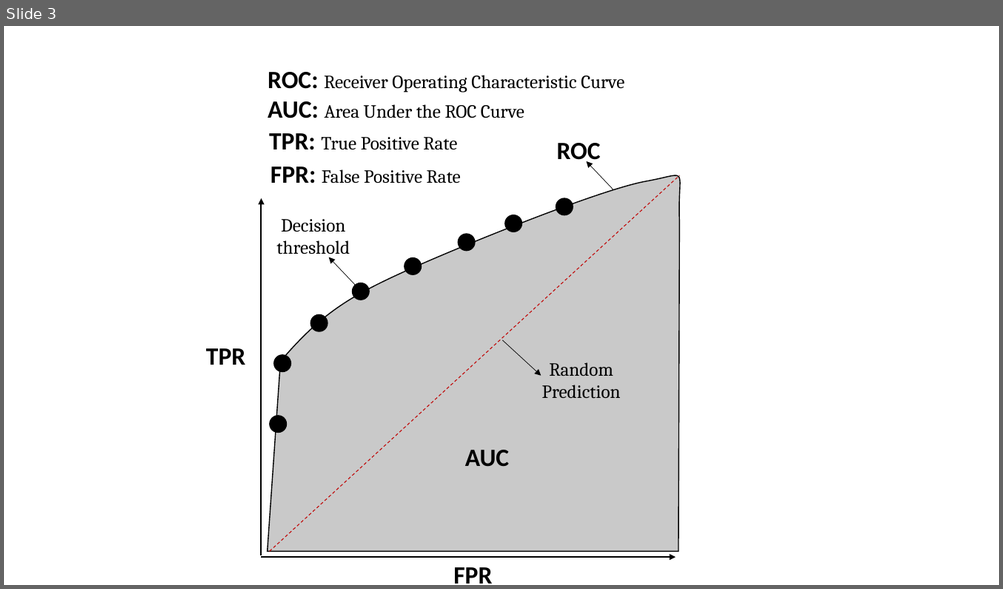
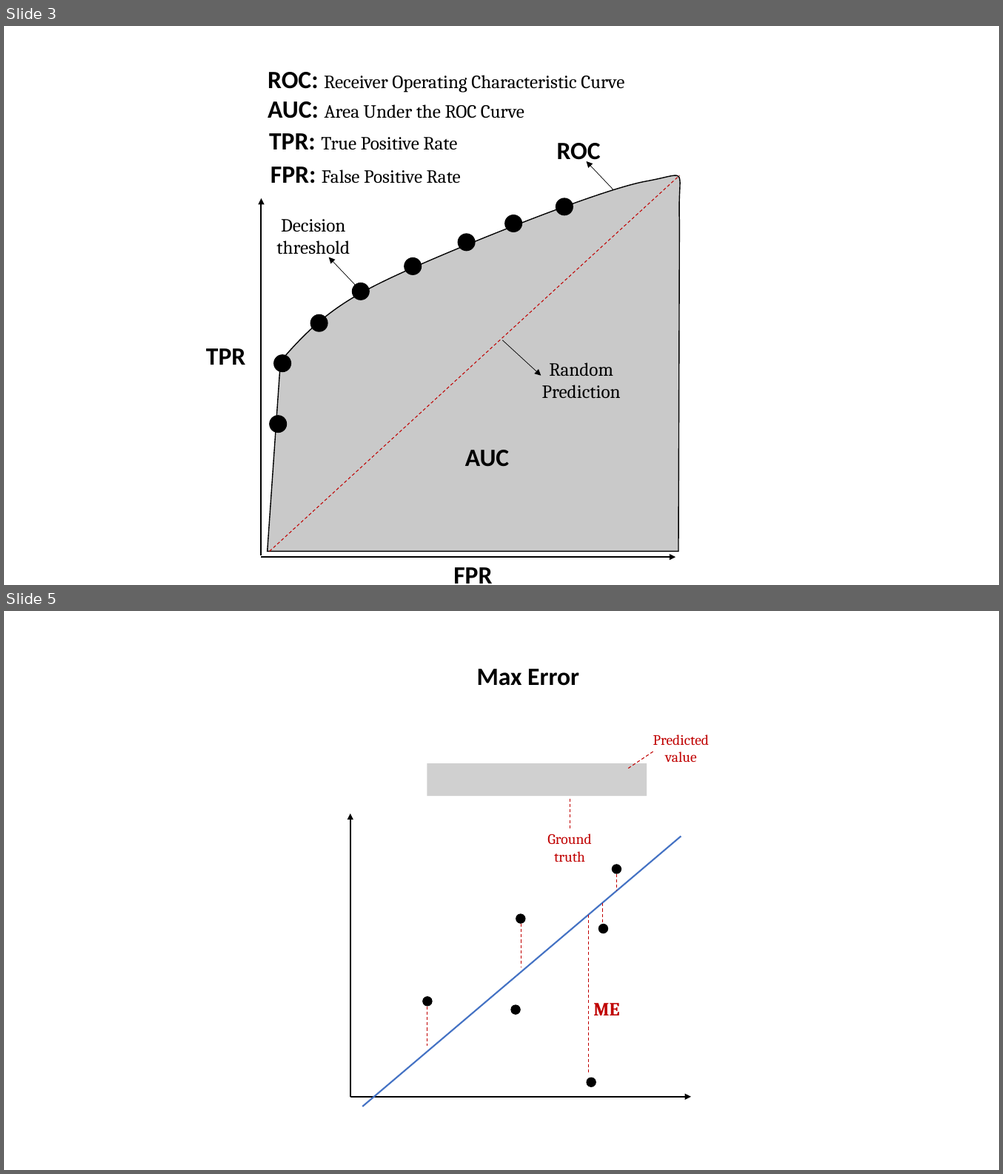
Before and after one commit to obifarin/machine-learning.ainotes, a slide deck: datasets/metrics/metrics_figures.pptx. Shown one above the other, each under a label of ours: slide 3 before the commit, slides 3 and 5 after it; the slides between them are not shown. The pictures are 1003x589 and 1003x1174 pixels, drawn with LibreOffice and Linux fonts; fonts in the diff are those of the drawing; grey boxes stand for pictures. Boxes give left, top, right and bottom in pixels: in the first picture for what was removed or moved away, otherwise in the second. Text is boxed around its words. In the diff, an @@ line names an element or a change of style, - is before the commit and + after.

```diff
--- a/datasets/metrics/metrics_figures.pptx
+++ b/datasets/metrics/metrics_figures.pptx
@@ slide 5 added at <box>4,611,999,1170</box>, background #FFFFFF @@
@@ text added at <box>477,669,579,686</box>, 24 pt, text #000000, bold @@
+Max Error
@@ text added at <box>653,735,709,762</box>, 14 pt, text #C00000 @@
+Predicted
+value
@@ picture added at <box>427,764,646,797</box> @@
@@ line added from (653, 752) to (627, 769), #C00000 0.75 pt dashed @@
@@ line added from (569, 799) to (569, 829), #C00000 0.75 pt dashed @@
@@ arrow added from (350, 1097) to (350, 814), #000000 1.5 pt @@
@@ line added from (362, 1107) to (680, 836), #4472C4 1.5 pt @@
@@ text added at <box>547,834,591,863</box>, 14 pt, text #C00000 @@
+Ground
+truth
@@ ellipse added at <box>612,865,621,874</box>, fill #000000 @@
@@ line added from (617, 874) to (617, 891), #C00000 0.75 pt dashed @@
@@ ellipse added at <box>516,914,526,923</box>, fill #000000 @@
@@ line added from (588, 915) to (588, 1073), #C00000 0.75 pt dashed @@
@@ line added from (603, 903) to (603, 923), #C00000 0.75 pt dashed @@
@@ line added from (521, 923) to (521, 968), #C00000 0.75 pt dashed @@
@@ ellipse added at <box>598,923,608,934</box>, fill #000000 @@
@@ ellipse added at <box>423,997,432,1006</box>, fill #000000 @@
@@ line added from (427, 1006) to (427, 1046), #C00000 0.75 pt dashed @@
@@ ellipse added at <box>511,1005,521,1014</box>, fill #000000 @@
@@ text added at <box>593,1003,619,1016</box>, 18 pt, text #C00000, bold @@
+ME
@@ arrow added from (350, 1097) to (691, 1097), #000000 1.5 pt @@
@@ ellipse added at <box>586,1078,596,1088</box>, fill #000000 @@
```
Also in this commit, not shown: 2 slides changed, 1 other slide added, 10 other files.
